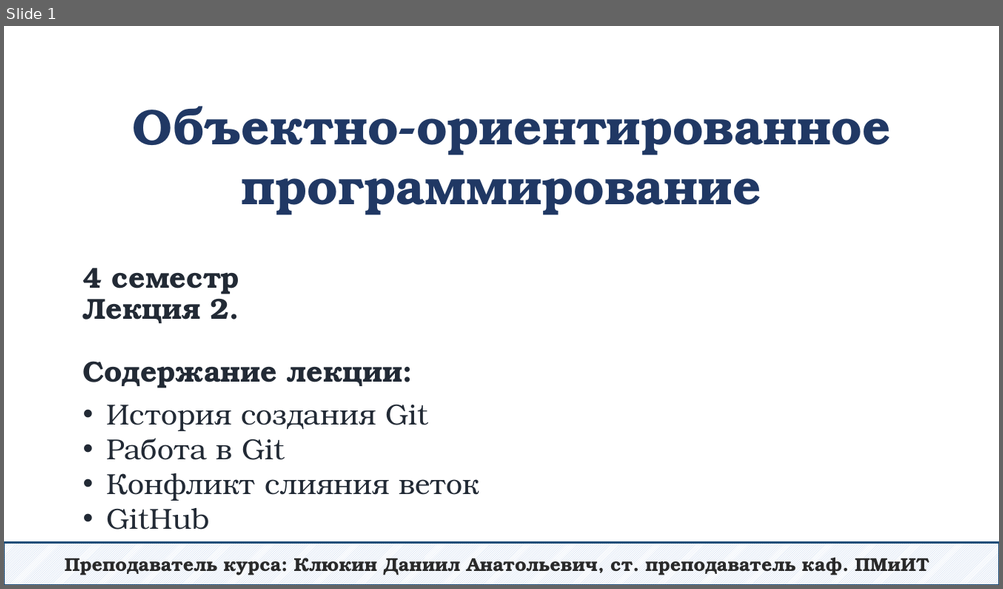
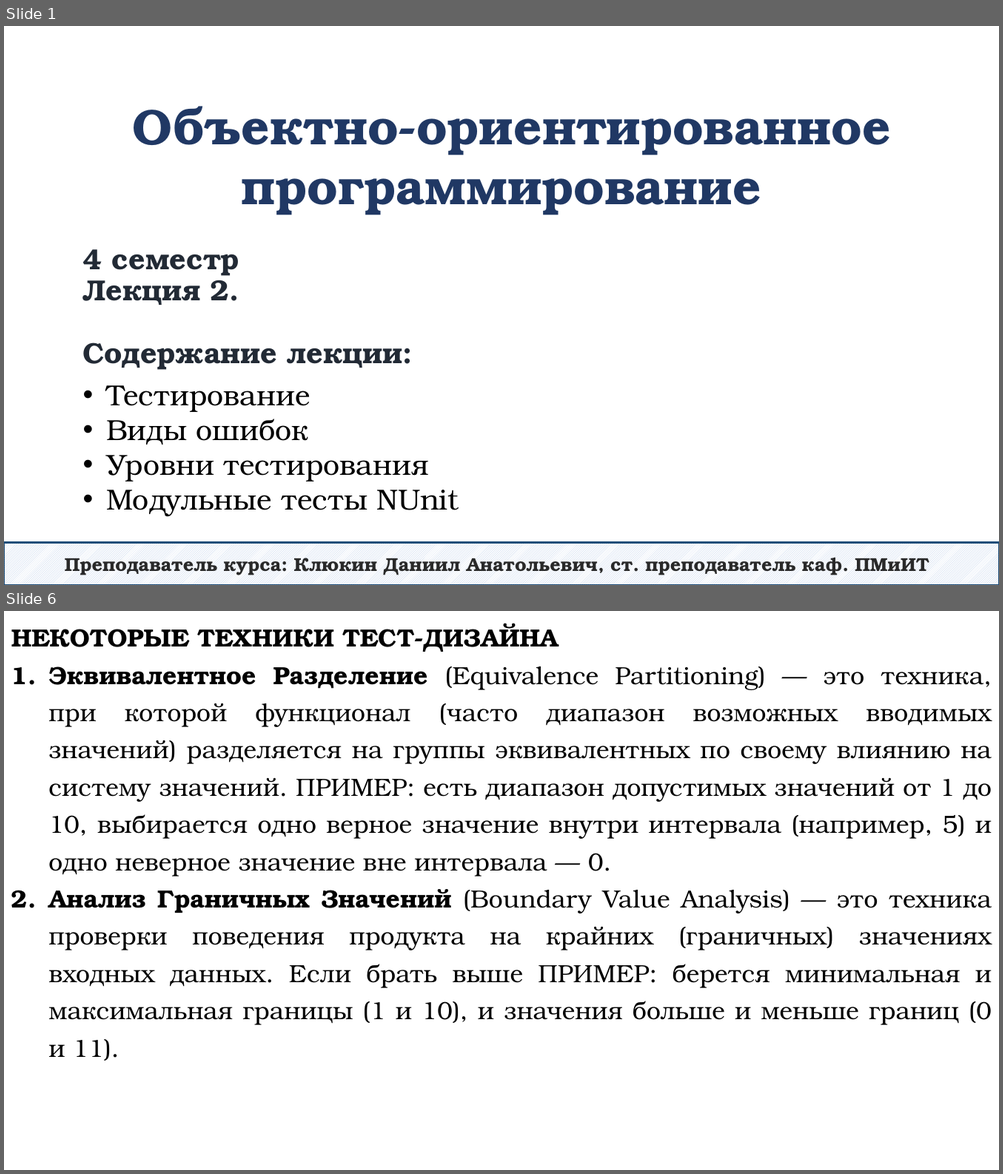
Before and after one commit to DaniilKlyukin/OOP-4, a slide deck: Лекции/ООП 1 лек 2.pptx. Shown one above the other, each under a label of ours: slide 1 before the commit, slides 1 and 6 after it; the slides between them are not shown. The pictures are 1003x589 and 1003x1174 pixels, drawn with LibreOffice and Linux fonts; fonts in the diff are those of the drawing. Boxes give left, top, right and bottom in pixels: in the first picture for what was removed or moved away, otherwise in the second. Text is boxed around its words. In the diff, an @@ line names an element or a change of style, - is before the commit and + after.

```diff
--- a/Лекции/ООП 1 лек 2.pptx
+++ b/Лекции/ООП 1 лек 2.pptx
@@ slide 6 added at [4, 611, 999, 1170], background #FFFFFF @@
@@ text added at [11, 623, 991, 1061], 24 pt, text #000000 @@
+НЕКОТОРЫЕ ТЕХНИКИ ТЕСТ-ДИЗАЙНА
+1. Эквивалентное Разделение (Equivalence Partitioning) — это техника, при которой функционал (часто диапазон возможных вводимых значений) разделяется на группы эквивалентных по своему влиянию на систему значений. ПРИМЕР: есть диапазон допустимых значений от 1 до 10, выбирается одно верное значение внутри интервала (например, 5) и одно неверное значение вне интервала — 0.
+2. Анализ Граничных Значений (Boundary Value Analysis) — это техника проверки поведения продукта на крайних (граничных) значениях входных данных. Если брать выше ПРИМЕР: берется минимальная и максимальная границы (1 и 10), и значения больше и меньше границ (0 и 11).
@@ slide 1 changed as well @@
@@ title "4 семестр Лекция 2. Содержание ...": place and size @@
-title "4 семестр Лекция 2. Содержание ..." at [83, 268, 403, 389]
+title "4 семестр Лекция 2. Содержание ..." at [83, 249, 403, 370]
@@ text at [106, 386, 459, 517]: text changed; text colour #222A35 to #000000 @@
-• История создания Git
-• Работа в Git
-• Конфликт слияния веток
-• GitHub
+• Тестирование
+• Виды ошибок
+• Уровни тестирования
+• Модульные тесты NUnit
```
Also in this commit, not shown: 25 other slides added, 47 slides removed.
